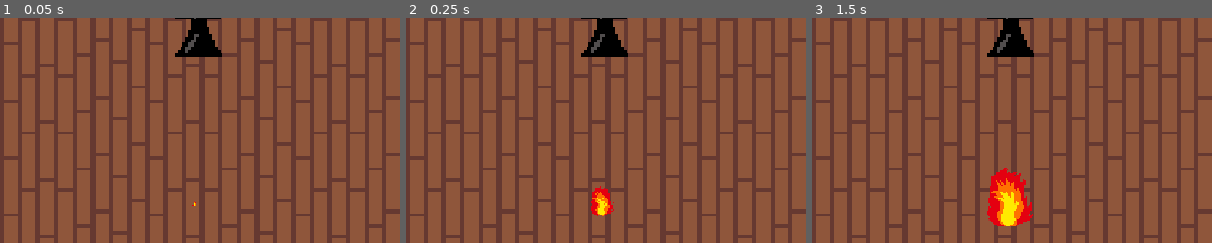
Above: before the commit, frames 1-3 (left to right).
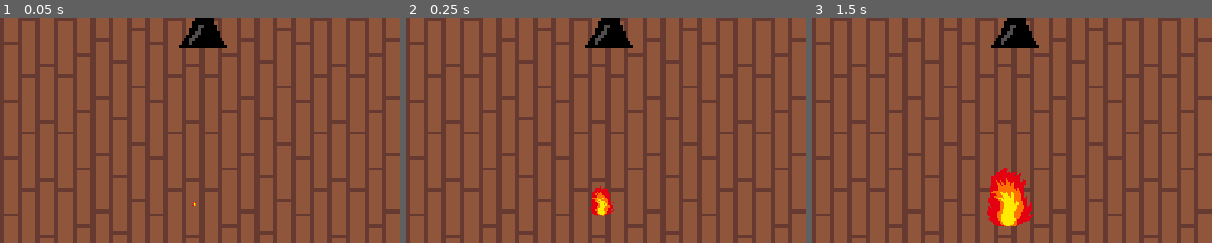
Above: after the commit, the same moments.

Repository: ygrecky/GameJam1
Game: Godot game, scene res://scenes/Levels/maison forgeron.tscn
Same seed, same stepped clock (60 frames per second), same inputs: the game is played once before the commit and once after it. This scene is started directly instead of the project's main scene.
Inputs:
- Up to frame 1 (0.05 s): no input
- Up to frame 2 (0.25 s): no input
- Up to frame 3 (1.5 s): hold Right (right) 0.53-1.28 s; hold Q (A, bound only after the commit) 0.53-1.28 s; tap E (E, bound only after the commit) at 0.8, 1.35 s; tap Enter at 1.25 s; hold Down (down) from 1.28 s (still down)
The pictures show only the part of the screen within x 49-99%, y 0-50%; the shares and areas given below are measured in that part.

The runs differ from the first frame. In frame 1, 0.9% of the frame differs, in the area x 43-57%, y 0-18%; in frame 2, 0.9%; in frame 3, 0.9%.

Commit message:
Quête du souflet et du miroir

Diff:
--- a/project.godot
+++ b/project.godot
@@ -100,6 +100,16 @@
 "events": [Object(InputEventKey,"resource_local_to_scene":false,"resource_name":"","device":-1,"window_id":0,"alt_press …(195 unchanged characters)…
 ]
 }
+A={
+"deadzone": 0.2,
+"events": [Object(InputEventKey,"resource_local_to_scene":false,"resource_name":"","device":-1,"window_id":0,"alt_pressed":false,"shift_pressed":false,"ctrl_pressed":false,"meta_pressed":false,"pressed":false,"keycode":0,"physical_keycode":81,"key_label":0,"unicode":97,"location":0,"echo":false,"script":null)
+]
+}
+E={
+"deadzone": 0.2,
+"events": [Object(InputEventKey,"resource_local_to_scene":false,"resource_name":"","device":-1,"window_id":0,"alt_pressed":false,"shift_pressed":false,"ctrl_pressed":false,"meta_pressed":false,"pressed":false,"keycode":0,"physical_keycode":69,"key_label":0,"unicode":101,"location":0,"echo":false,"script":null)
+]
+}
 
 [physics]
 
--- a/scenes/Levels/Place village.tscn
+++ b/scenes/Levels/Place village.tscn
@@ -24,7 +24,6 @@
 [ext_resource type="PackedScene" uid="uid://7cahasrlxoj7" path="res://scenes/PNJ/souris_entrée_village.tscn" id="21_f8ss2"]
 [ext_resource type="PackedScene" uid="uid://deupogefs70cw" path="res://horloge.tscn" id="23_v51xb"]
 [ext_resource type="PackedScene" uid="uid://c1vxwqj6ukppx" path="res://scenes/Decoration/arbre.tscn" id="24_tnbrp"]
-[ext_resource type="PackedScene" uid="uid://b6ghf6mmprp0a" path="res://scenes/PNJ/baronne.tscn" id="25_jchdh"]
 
 [node name="PlaceVillage" type="Node2D" unique_id=190258638]
 
@@ -207,8 +206,10 @@
 position = Vector2(1575.0002, 1960)
 scale = Vector2(10, 10)
 
-[node name="Sprite2D" parent="Maison5" index="0" unique_id=1361344285]
-texture = ExtResource("6_hvbxv")
+[node name="TpZone" parent="Maison5" unique_id=1066630093 instance=ExtResource("18_dktky")]
+position = Vector2(-27.800026, 36.800003)
+scale = Vector2(0.465, 0.465)
+destination_path = "res://scenes/Levels/maison baron.tscn"
 
 [node name="Chemin virage3" parent="." unique_id=604175554 instance=ExtResource("11_d4wbx")]
 position = Vector2(3631, 2668)
@@ -306,7 +307,7 @@
 [node name="souris_ev" parent="." unique_id=281381040 instance=ExtResource("18_dktky")]
 position = Vector2(178, -101)
 
-[node name="TpZone" parent="." unique_id=1066630093 instance=ExtResource("18_dktky")]
+[node name="TpZone" parent="." unique_id=2016305339 instance=ExtResource("18_dktky")]
 position = Vector2(1428.0001, 657)
 scale = Vector2(3.35, 3.35)
 destination_path = "res://scenes/Levels/maison forgeron.tscn"
@@ -349,11 +350,11 @@
 
 [node name="souris_cachée2" parent="." unique_id=223147539 instance=ExtResource("19_cyp12")]
 z_index = -1
-position = Vector2(4481, 4182)
+position = Vector2(4532, 1855)
 scale = Vector2(1, 1)
 
 [node name="souris_cachée1" parent="." unique_id=306419214 instance=ExtResource("20_0137w")]
-position = Vector2(4480, 1960.0001)
+position = Vector2(3395.0002, -367)
 scale = Vector2(1.3, 1.3)
 
 [node name="souris_ev2" parent="." unique_id=478708516 instance=ExtResource("21_f8ss2")]
@@ -369,18 +370,18 @@
 min_scale = 0.5
 
 [node name="Node2D" parent="." unique_id=1693104251 instance=ExtResource("23_v51xb")]
-position = Vector2(3384, -596)
+z_index = 1
+position = Vector2(3291, -588)
 
 [node name="Arbre" parent="." unique_id=1874252714 instance=ExtResource("24_tnbrp")]
+z_index = 1
 position = Vector2(785.00006, 1494.0001)
 scale = Vector2(2.935, 2.935)
 
 [node name="Arbre2" parent="." unique_id=813020469 instance=ExtResource("24_tnbrp")]
+z_index = 1
 position = Vector2(804, 2478)
 scale = Vector2(2.935, 2.935)
-
-[node name="baronne" parent="." unique_id=1743447705 instance=ExtResource("25_jchdh")]
-position = Vector2(218, -4239)
 
 [editable path="Maison"]
 [editable path="Maison2"]
--- a/scenes/Levels/interieur_biliotheque.tscn
+++ b/scenes/Levels/interieur_biliotheque.tscn
@@ -5,7 +5,6 @@
 [ext_resource type="PackedScene" uid="uid://cbrakomq1kfn3" path="res://scenes/tp_zone.tscn" id="3_6p2r5"]
 [ext_resource type="Texture2D" uid="uid://hf3qh4exiway" path="res://assets/décor/paillasson.png" id="4_cgeol"]
 [ext_resource type="PackedScene" uid="uid://r0h8ehst1iip" path="res://scenes/Decoration/mur.tscn" id="5_tisle"]
-[ext_resource type="PackedScene" uid="uid://du4oy6kdwkxwc" path="res://scenes/PNJ/orso.tscn" id="6_6p2r5"]
 
 [sub_resource type="RectangleShape2D" id="RectangleShape2D_u081y"]
 size = Vector2(83.838684, 71.713356)
@@ -88,7 +87,3 @@
 [node name="Mur6" parent="." unique_id=655327515 instance=ExtResource("5_tisle")]
 position = Vector2(2527, 383)
 rotation = 1.5707964
-
-[node name="orso" parent="." unique_id=281381040 instance=ExtResource("6_6p2r5")]
-z_index = 3
-position = Vector2(4671, -164)
--- a/scenes/Levels/intérieur cave.tscn
+++ b/scenes/Levels/intérieur cave.tscn
@@ -15,6 +15,7 @@
 scale = Vector2(1.695, 1.45)
 
 [node name="Sprite2D" parent="parquet" index="0" unique_id=1616649806]
+position = Vector2(-1916.8137, 162.75862)
 texture = ExtResource("2_obqx2")
 
 [node name="StaticBody2D" type="StaticBody2D" parent="." unique_id=1776865817]
--- a/scenes/Levels/intérieur église.tscn
+++ b/scenes/Levels/intérieur église.tscn
@@ -8,7 +8,6 @@
 [ext_resource type="PackedScene" uid="uid://c0tk2qqokmxjw" path="res://scenes/bloc_magnétique.tscn" id="4_hlsi6"]
 [ext_resource type="PackedScene" uid="uid://r0h8ehst1iip" path="res://scenes/Decoration/mur.tscn" id="5_cxnd5"]
 [ext_resource type="PackedScene" uid="uid://cgndvvo5vpwh1" path="res://scenes/aimant.tscn" id="8_50rai"]
-[ext_resource type="PackedScene" uid="uid://c6x6lpru6jabe" path="res://scenes/PNJ/baron.tscn" id="9_fglit"]
 
 [sub_resource type="RectangleShape2D" id="RectangleShape2D_u081y"]
 size = Vector2(65.80645, 90.05863)
@@ -90,7 +89,4 @@
 [node name="Bloc magnétique5" parent="." unique_id=1376411107 instance=ExtResource("4_hlsi6")]
 position = Vector2(4245, 500)
 
-[node name="baron" parent="." unique_id=281381040 instance=ExtResource("9_fglit")]
-position = Vector2(4651, 640)
-
 [editable path="parquet"]
--- /dev/null
+++ b/scenes/Levels/maison baron.tscn
@@ -0,0 +1,73 @@
+[gd_scene format=3 uid="uid://d4goc5k6kw6tt"]
+
+[ext_resource type="PackedScene" uid="uid://dovg7m227or15" path="res://scenes/Decoration/parquet.tscn" id="1_6ab6m"]
+[ext_resource type="Texture2D" uid="uid://cb2xggdrerfcf" path="res://assets/décor/table.png" id="2_oafrx"]
+[ext_resource type="PackedScene" uid="uid://cbrakomq1kfn3" path="res://scenes/tp_zone.tscn" id="3_ooaht"]
+[ext_resource type="Texture2D" uid="uid://hf3qh4exiway" path="res://assets/décor/paillasson.png" id="4_m2xn6"]
+[ext_resource type="PackedScene" uid="uid://r0h8ehst1iip" path="res://scenes/Decoration/mur.tscn" id="5_igiox"]
+[ext_resource type="PackedScene" uid="uid://c6x6lpru6jabe" path="res://scenes/PNJ/baron.tscn" id="6_6ab6m"]
+[ext_resource type="PackedScene" uid="uid://b6ghf6mmprp0a" path="res://scenes/PNJ/baronne.tscn" id="7_uvqvh"]
+
+[sub_resource type="RectangleShape2D" id="RectangleShape2D_u081y"]
+size = Vector2(110.19354, 34.60586)
+
+[node name="Maison forgeron2" type="Node2D" unique_id=1607215442]
+position = Vector2(-2944, -307)
+
+[node name="parquet" parent="." unique_id=1679442053 instance=ExtResource("1_6ab6m")]
+z_index = -2
+position = Vector2(7043.9995, 107)
+scale = Vector2(1.695, 1.45)
+
+[node name="StaticBody2D" type="StaticBody2D" parent="." unique_id=1776865817]
+z_index = 10
+position = Vector2(826, 72)
+
+[node name="Sprite2D" type="Sprite2D" parent="StaticBody2D" unique_id=2122540993]
+position = Vector2(3081.75, 318.00003)
+scale = Vector2(14.140628, 11.210937)
+texture = ExtResource("2_oafrx")
+
+[node name="CollisionShape2D" type="CollisionShape2D" parent="StaticBody2D" unique_id=797289935]
+z_index = 10
+position = Vector2(3072.5, 414)
+scale = Vector2(3.875, 4.796875)
+shape = SubResource("RectangleShape2D_u081y")
+
+[node name="TpZone" parent="." unique_id=1066630093 instance=ExtResource("3_ooaht")]
+position = Vector2(2923.9998, 186)
+rotation = 1.5707964
+scale = Vector2(5.415, 5.415)
+destination_path = "res://scenes/Levels/Place village.tscn"
+
+[node name="Sprite2D" type="Sprite2D" parent="." unique_id=1231976449]
+position = Vector2(2911, 342)
+rotation = 1.5707964
+scale = Vector2(13.218752, 8.499999)
+texture = ExtResource("4_m2xn6")
+
+[node name="Mur" parent="." unique_id=1581529100 instance=ExtResource("5_igiox")]
+position = Vector2(3747, -200)
+
+[node name="Mur2" parent="." unique_id=1100780419 instance=ExtResource("5_igiox")]
+position = Vector2(5314, -193)
+
+[node name="Mur3" parent="." unique_id=1300010248 instance=ExtResource("5_igiox")]
+position = Vector2(4757, 754)
+rotation = 1.5707964
+
+[node name="Mur4" parent="." unique_id=1313278603 instance=ExtResource("5_igiox")]
+position = Vector2(4301, 1261)
+
+[node name="Mur5" parent="." unique_id=1955559028 instance=ExtResource("5_igiox")]
+position = Vector2(2749, 1317)
+
+[node name="Mur6" parent="." unique_id=221767368 instance=ExtResource("5_igiox")]
+position = Vector2(2462, 390)
+rotation = 1.5707964
+
+[node name="baron" parent="." unique_id=281381040 instance=ExtResource("6_6ab6m")]
+position = Vector2(3838, 133.00002)
+
+[node name="baronne" parent="." unique_id=159852332 instance=ExtResource("7_uvqvh")]
+position = Vector2(4043, 119.00001)
--- a/scenes/Levels/maison forgeron.tscn
+++ b/scenes/Levels/maison forgeron.tscn
@@ -6,6 +6,7 @@
 [ext_resource type="Texture2D" uid="uid://hf3qh4exiway" path="res://assets/décor/paillasson.png" id="4_cxnd5"]
 [ext_resource type="PackedScene" uid="uid://r0h8ehst1iip" path="res://scenes/Decoration/mur.tscn" id="5_t8830"]
 [ext_resource type="PackedScene" uid="uid://cspr5mvrkw23x" path="res://scenes/feu.tscn" id="6_h6rgy"]
+[ext_resource type="PackedScene" uid="uid://du4oy6kdwkxwc" path="res://scenes/PNJ/orso.tscn" id="7_6hh3w"]
 
 [sub_resource type="RectangleShape2D" id="RectangleShape2D_u081y"]
 size = Vector2(29.870966, 27.100977)
@@ -19,15 +20,17 @@
 scale = Vector2(1.695, 1.45)
 
 [node name="StaticBody2D" type="StaticBody2D" parent="." unique_id=1776865817]
+z_index = 10
 position = Vector2(826, 72)
 
 [node name="Sprite2D" type="Sprite2D" parent="StaticBody2D" unique_id=2122540993]
-position = Vector2(2992, 204)
+position = Vector2(2998, 192)
 scale = Vector2(3.875, 4.796875)
 texture = ExtResource("2_h2qx1")
 
 [node name="CollisionShape2D" type="CollisionShape2D" parent="StaticBody2D" unique_id=797289935]
-position = Vector2(2976, 231)
+z_index = 10
+position = Vector2(2976, 234)
 scale = Vector2(3.875, 4.796875)
 shape = SubResource("RectangleShape2D_u081y")
 
@@ -66,3 +69,6 @@
 [node name="Feu" parent="." unique_id=1264664788 instance=ExtResource("6_h6rgy")]
 position = Vector2(3789, 576)
 min_scale = 1.0
+
+[node name="orso" parent="." unique_id=281381040 instance=ExtResource("7_6hh3w")]
+position = Vector2(3823.9998, 54.000004)
--- a/scenes/PNJ/baron.gd
+++ b/scenes/PNJ/baron.gd
@@ -4,9 +4,7 @@
 var se_deplace = false
 
 func ending_func() :
-	$CollisionShape2D.disabled = true
-	se_deplace = true
-	velocity = Vector2(speed*2, 0)
+	Global.game_controller.inventory.get_child(0).s3.add_objet()
 
 
 func talk_to():
--- a/scenes/PNJ/baronne.gd
+++ b/scenes/PNJ/baronne.gd
@@ -4,12 +4,19 @@
 var se_deplace = false
 
 func ending_func() :
-	$CollisionShape2D.disabled = true
 	se_deplace = true
 	velocity = Vector2(speed*2, 0)
 
 
 func talk_to():
+	if(not(Global.player.object_unlocked[3])):
+		dialogue = [["NON CE N’EST PLUS POSSIBLE"],
+		["ÇA ne peut pas continuer. Tous ces serviteurs, pleins de compliments… Plutôt plein de mensonge je dirais."],
+		["Je ne vois aucune sincérité chez eux. Humpf"],
+		["Ce fichu Euzebio n'est-il pas fichu de dire une vérité une fois dans sa vie ?"],
+		["Comment je peux savoir combien je suis ravissante si personne de fiable ne m'entoure ?"]]
+	else:
+		dialogue = [["Eh mais c'est mon miroir que je voit là ?"], ["DONNEZ LE MOI !"], ["Ah, ça fait du bien de te revoir, Camélia. Toujours aussi belle à ce que je vois"], ["Merci, étranger. Je vois que vous, vous êtes digne de confiance !"], ["Pour vous remercier, laissez moi vous montrer quelque chose."]]
 	var bdd = text_box.instantiate()
 	bdd.speakerPnj = self
 	bdd.dialogue = dialogue
@@ -21,12 +28,8 @@
 
 # Called when the node enters the scene tree for the first time.
 func _ready() -> void:
-	pnj_name = "Baron"
-	dialogue = [["NON CE N’EST PLUS POSSIBLE"],
-	["ÇA ne peut pas continuer. Tous ces serviteurs, pleins de compliments… Plutôt plein de mensonge je dirais."],
-	["Je ne vois aucune sincérité chez eux. Humpf"],
-	["Comment je peux savoir combien je suis ravissante ?"],
-	["si personne de fiable ne m’entoure ?"]]
+	pnj_name = "Baronne"
+
 
 
 
--- a/scenes/PNJ/orso.gd
+++ b/scenes/PNJ/orso.gd
@@ -2,12 +2,34 @@
 
 
 var se_deplace = false
+var forgé = false
 
-func ending_func() :
-	$CollisionShape2D.disabled = true
+func unlock_miroir():
+	Global.game_controller.inventory.get_child(0).s4.add_objet()
+	forgé = true
+	Global.player.object_unlocked[3] = true
 
+func unlock_carreau():
+	Global.player.carreau = true
+	forgé = true
 func talk_to():
 	var bdd = text_box.instantiate()
+	if(not(Global.player.object_unlocked[0])):
+		dialogue = [["Eh BAH! Comment je fais moi pour forger si j’peux même pas souffler mon feu!!"],
+		["C’est toi qui a volé mon soufflet l’inconnu ?"], ["Qu’est ce que tu veux? Moi j’peux pas t’aider j’peux même pas travailler ! Alors fiche moi le camp !"]]
+	elif(not(forgé)):
+		if(Input.is_action_pressed("A")):
+			dialogue = [["Excellent choix ! Voici ton miroir !"], ["A la revoyure mon bonhomme"]]
+			unlock_miroir()
+		elif(Input.is_action_pressed("E")):
+			dialogue = [["Hmmm notre étranger est un tueur, soit. Voici ton carreau, utilise le à bon escient."], ["A la revoyure mon bonhomme"]]
+			unlock_carreau()
+		else:
+			dialogue = [["Eh mais c'est mon soufflet !!"], ["Et tu dis que c'est cette chipie de souris qui l'avait ?"], ["La prochaine fois que je la vois elle va voir de quel bois je me chauffe..."], ["Enfin bref, merci étranger !"],["Avec ce soufflet et ma forge, je peut te fabriquer une technologie pour t'aider dans ton aventure :"], ["Un magnifique miroir réfléchissant, ma dernière invention, qui permet à celui qui le porte de s'admirer lui même"], ["Ou bien un carreau d'arbalette, si tu te sens d'humeur chasseuse."], ["(Appuyez sur A si vous voulez le miroir, ou E si vous voulez le carreau)"]]
+
+	else:
+		dialogue = [["Tu en redemande ? Je ne peut plus rien pour toi petit, va et vogue vers l'inconnu !"], ["Je te laisse mon soufflet pour l'instant, mais fait attention, c'est dangereux de jouer avec le feu..."]]
+
 	bdd.speakerPnj = self
 	bdd.dialogue = dialogue
 	bdd.speaker2 = pnj_name
@@ -19,8 +41,8 @@
 # Called when the node enters the scene tree for the first time.
 func _ready() -> void:
 	pnj_name = "Orso le forgeron"
-	dialogue = [["Eh BAH! Comment je fais moi pour forger si j’peux même pas souffler mon feu!!"],
-	["C’est toi qui a volé mon soufflet l’inconnu ?"], ["Mais qu’est ce que tu veux? Moi j’peux pas t’aider j’peux même pas travailler ! Alors fiche moi le camp !"]]
+
+
 
 
 # Called every frame. 'delta' is the elapsed time since the previous frame.
--- a/scripts/player.gd
+++ b/scripts/player.gd
@@ -22,6 +22,7 @@
 var isTalking = false
 
 var object_unlocked = [false,false,false,false,false,false]
+var carreau = false
 var actions_pressed = [false,false,false,false,false,false]
 var soufleur_index = 0
 var aimant_index = 1
@@ -147,8 +148,12 @@
 			await get_tree().create_timer(fleche_delay).timeout
 			(func(): fleche_ready = true).call_deferred()
 
+	if(index==6):
+		Global.game_controller.restart_loop()
 	if(index==3):
-		Global.game_controller.restart_loop()
+		var bdd = load("res://scenes/boite_texte.tscn").instantiate()
+		bdd.dialogue = [["Un joli miroir, vous pouvez admirer votre beauté dans le reflet"]]
+		Global.game_controller.current_2d_scene.add_child.call_deferred(bdd)
 
 
 
Renamed: scenes/Levels/maison_forgeron.tscn -> scenes/Levels/maison.tscn
